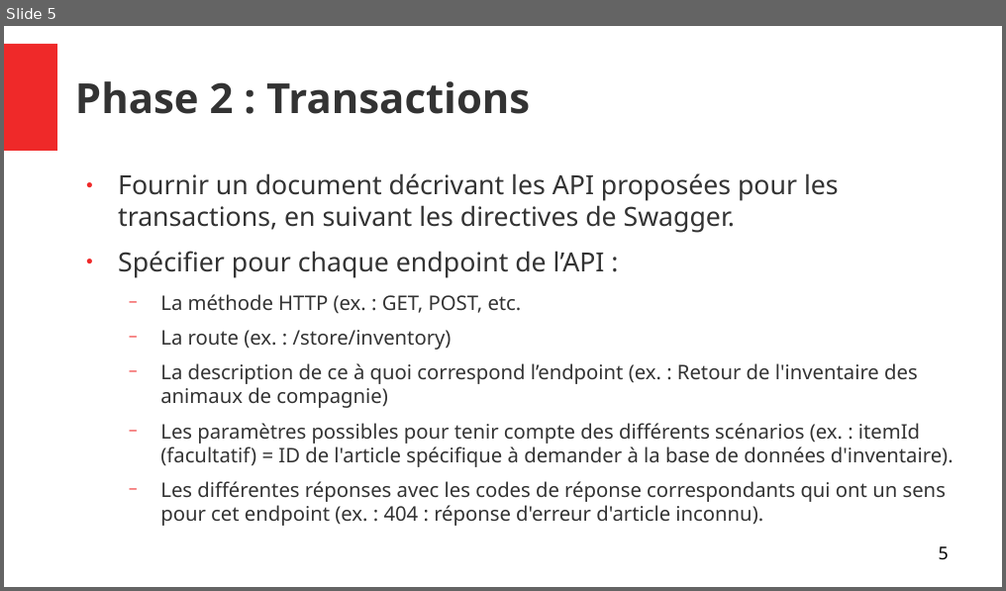
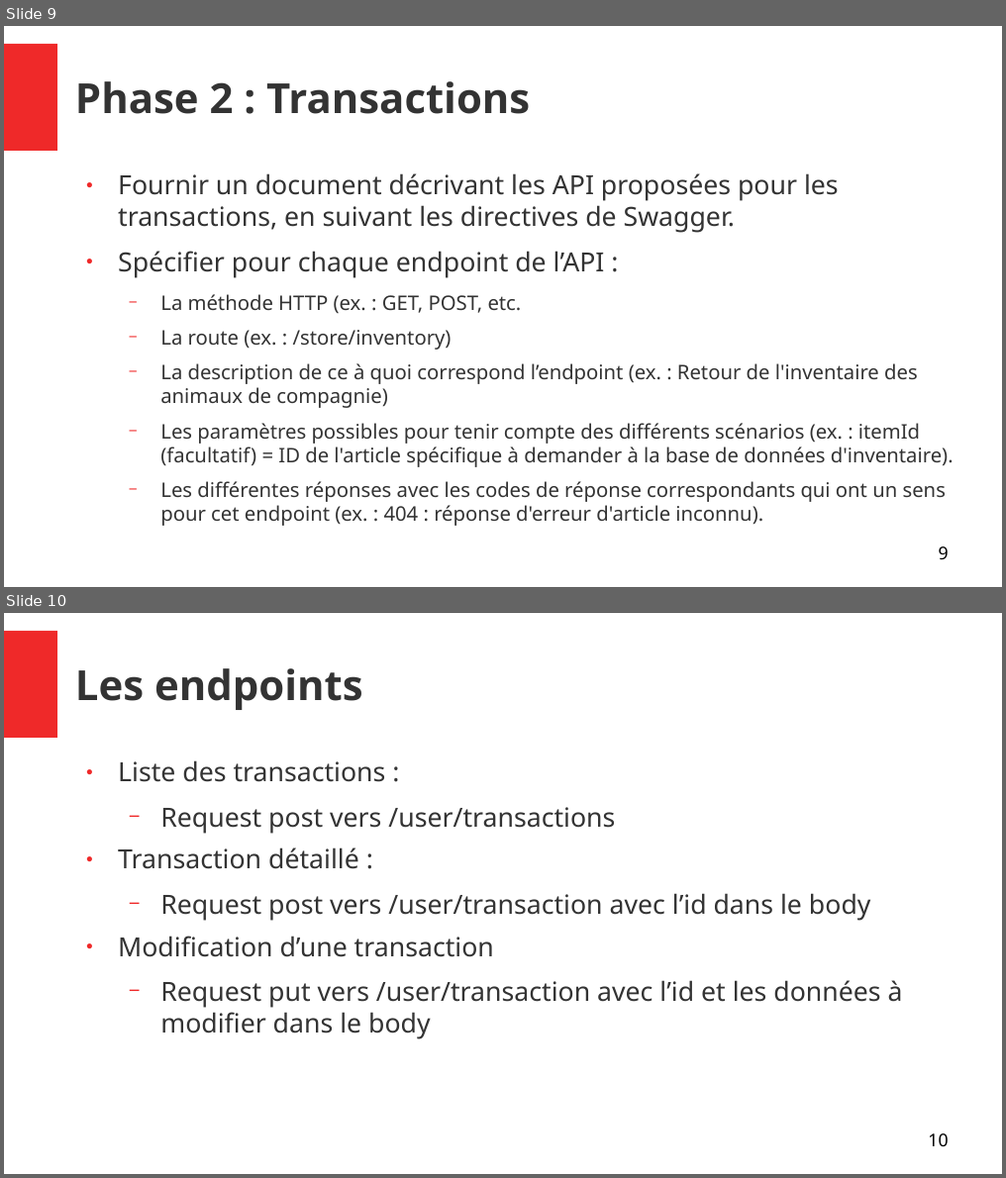
Before and after one commit to joskapotin/joskapotin_13_01042022, a slide deck: OC/SOUTENANCE/presentationProjet13.odp. Shown one above the other, each under a label of ours: slide 5 before the commit, slides 9 and 10 after it. The pictures are 1006x591 and 1006x1178 pixels, drawn with LibreOffice and Linux fonts; fonts in the diff are those of the drawing. Boxes give left, top, right and bottom in pixels: in the first picture for what was removed or moved away, otherwise in the second. Text is boxed around its words. In the diff, an @@ line names an element or a change of style, - is before the commit and + after.

```diff
--- a/OC/SOUTENANCE/presentationProjet13.odp
+++ b/OC/SOUTENANCE/presentationProjet13.odp
@@ slide 10 added at [4, 613, 1002, 1174], background #FFFFFF; not listed: 1 template element that a slide beside it also shows @@
@@ title added at [75, 668, 363, 710], 33 pt, text #333333, bold @@
+Les endpoints
@@ text added at [118, 761, 903, 1040], 21 pt, text #333333 @@
+● Liste des transactions :
+  − Request post vers /user/transactions
+● Transaction détaillé :
+  − Request post vers /user/transaction avec l’id dans le body
+● Modification d’une transaction
+  − Request put vers /user/transaction avec l’id et les données à modifier dans le body
@@ page number added at [928, 1134, 947, 1147], 14 pt, text #000000 @@
+10
@@ what was slide 5 is now slide 9 @@
@@ page number at [939, 547, 948, 561]: text changed @@
-5
+9
```
Also in this commit, not shown: 3 slides changed, 3 other slides added, 1 slide removed, 4 other files.
